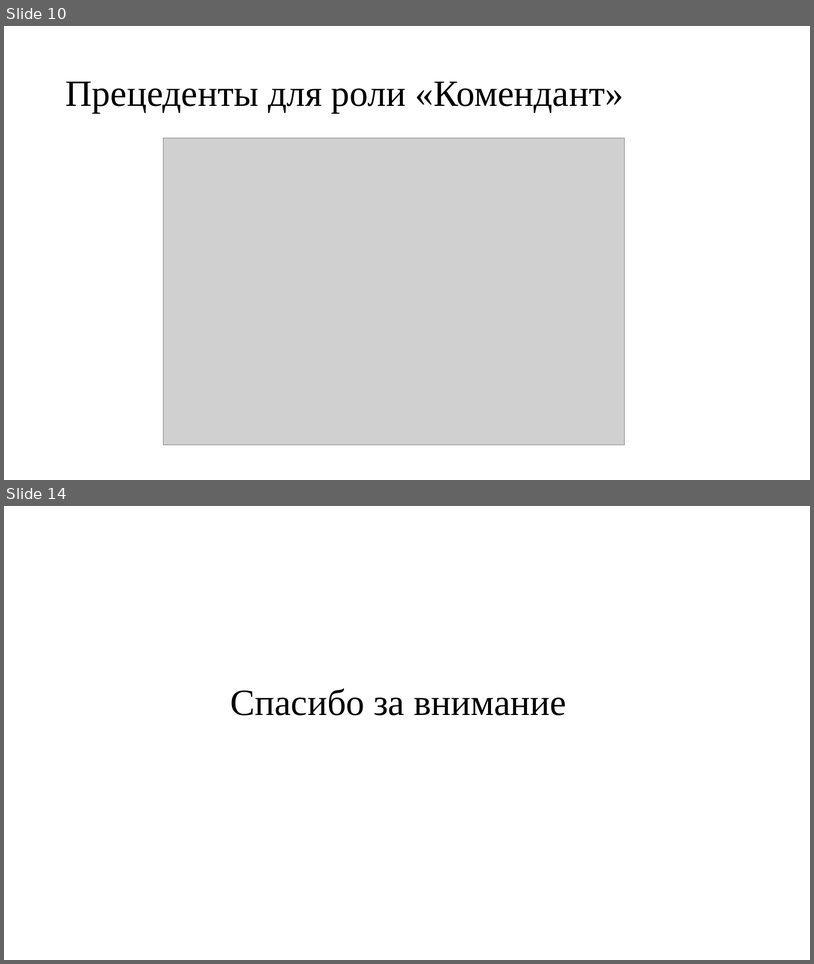
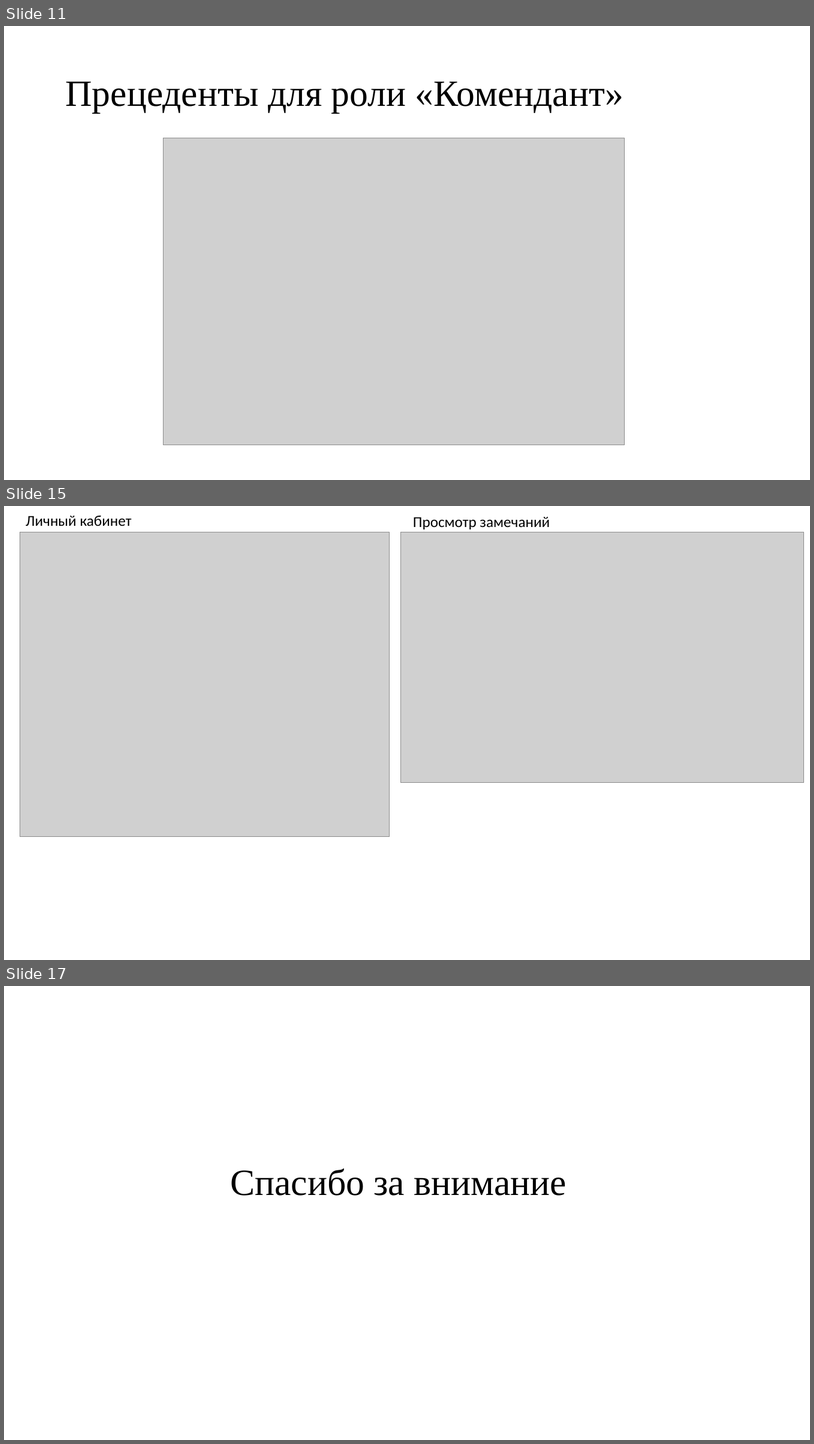
Before and after one commit to Pavel-Parkhomenko/Student-Hostel-Service, a slide deck: docs/прочее/Конференция.pptx. Shown one above the other, each under a label of ours: slides 10 and 14 before the commit, slides 11, 15 and 17 after it; the slides between them are not shown. The pictures are 814x964 and 814x1444 pixels, drawn with LibreOffice and Linux fonts; fonts in the diff are those of the drawing; grey boxes stand for pictures. Boxes give left, top, right and bottom in pixels: in the first picture for what was removed or moved away, otherwise in the second. Text is boxed around its words. In the diff, an @@ line names an element or a change of style, - is before the commit and + after.

```diff
--- a/docs/прочее/Конференция.pptx
+++ b/docs/прочее/Конференция.pptx
@@ slide 15 added at box(4, 506, 810, 960), background #FFFFFF @@
@@ text added at box(26, 516, 132, 526), 18 pt, text #000000 @@
+Личный кабинет
@@ text added at box(413, 517, 550, 529), 18 pt, text #000000 @@
+Просмотр замечаний
@@ picture added at box(20, 532, 390, 837) @@
@@ picture added at box(401, 532, 804, 782) @@
@@ what was slide 10 is now slide 11 @@
@@ what was slide 14 is now slide 17 @@
```
Also in this commit, not shown: 1 slide changed, 6 other slides added, 4 slides removed, 57 other files.
